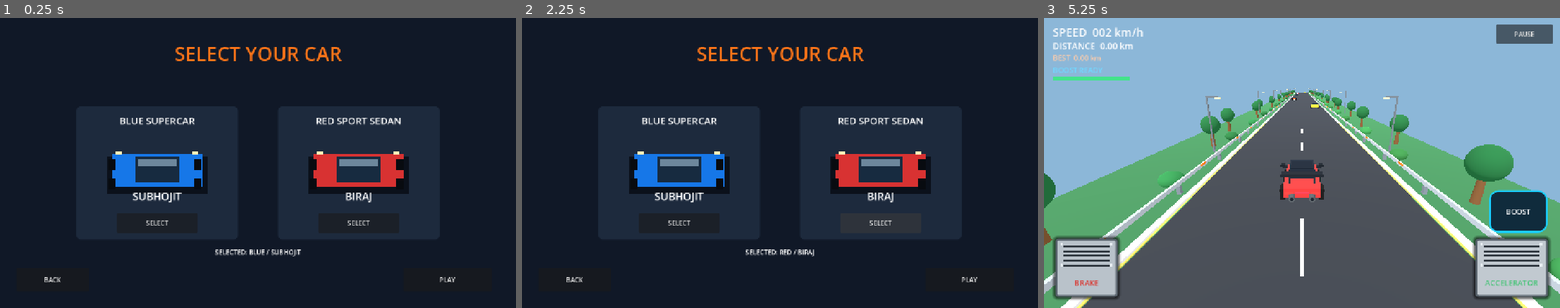
Above: before the commit, frames 1-3 (left to right).
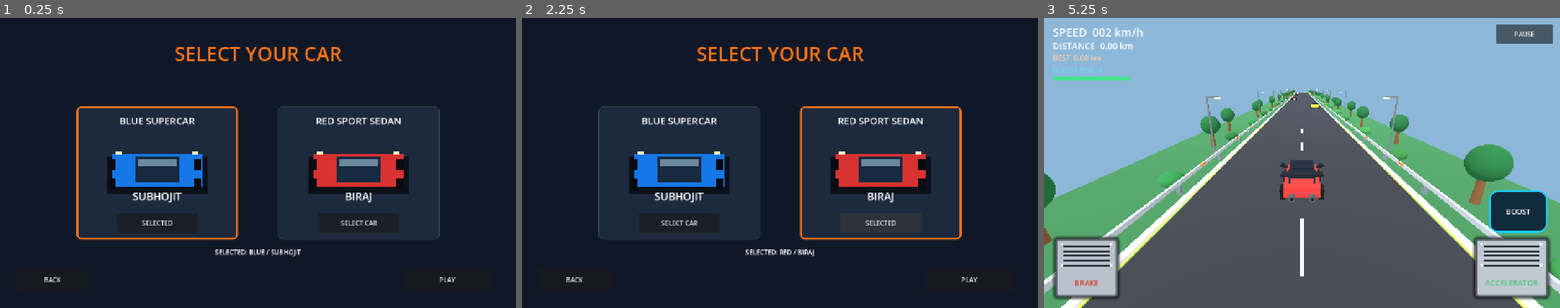
Above: after the commit, the same moments.

Repository: rakhyou99-ctrl/SHUBIR-RACING
Game: Godot game, scene res://Scenes/garage.tscn
The game is run twice, just before and just after one commit, with the same random seed, the same clock (stepped at 60 frames per second) and the same inputs. This scene is started directly instead of the project's main scene.
Inputs (mouse positions are in pixels of both pictures, inside the frame that each line leads up to):
- Up to frame 1 (0.25 s): no input
- Up to frame 2 (2.25 s): click (676, 223) at 0.5 s, where only the run before the commit has a clickable "SELECT"; click (676, 223) at 1.25 s, where only the run after the commit has a clickable "SELECTED"; click (883, 223) at 2 s, where only the run before the commit has a clickable "SELECT"
- Up to frame 3 (5.25 s): click (1198, 223) at 2.75 s, where only the run after the commit has a clickable "SELECT CAR"; click (1405, 223) at 3.5 s, where only the run after the commit has a clickable "SELECT CAR"; click (1405, 223) at 4.25 s, where only the run after the commit has a clickable "SELECTED"; click "PLAY" at 5 s

The runs differ from the first frame. In frame 1, 1.2% of the frame differs, in the area x 14-86%, y 30-77%; in frame 2, 1.2%; in frame 3, nothing differs.

Commit message:
Highlight selected car in garage

Diff:
--- a/Scripts/garage.gd
+++ b/Scripts/garage.gd
@@ -20,6 +20,7 @@
 
     add_child(_car_card("BLUE SUPERCAR", "SUBHOJIT", Color("#1677E8"), Vector2(190, 220), 0))
     add_child(_car_card("RED SPORT SEDAN", "BIRAJ", Color("#D83232"), Vector2(690, 220), 1))
+    _refresh_car_cards()
 
     var selected := Label.new()
     selected.name = "SelectedLabel"
@@ -48,7 +49,8 @@
     var panel := Panel.new()
     panel.position = pos
     panel.size = Vector2(400, 330)
-    panel.add_theme_stylebox_override("panel", _style(Color("#1D2A3D")))
+    panel.set_meta("car_id", car_id)
+    panel.add_theme_stylebox_override("panel", _style(Color("#1D2A3D"), car_id == GameState.selected_car))
 
     var h := Label.new()
     h.text = heading
@@ -108,11 +110,12 @@
     panel.add_child(label)
 
     var choose := Button.new()
-    choose.text = "SELECT"
+    choose.text = "SELECTED" if car_id == GameState.selected_car else "SELECT CAR"
     choose.position = Vector2(100, 265)
     choose.size = Vector2(200, 48)
     choose.pressed.connect(func():
         GameState.selected_car = car_id
+        _refresh_car_cards()
         var selected_label := get_node_or_null("SelectedLabel")
         if selected_label:
             selected_label.text = "SELECTED: " + ("BLUE / SUBHOJIT" if car_id == 0 else "RED / BIRAJ")
@@ -120,9 +123,20 @@
     panel.add_child(choose)
     return panel
 
-func _style(color: Color) -> StyleBoxFlat:
+func _refresh_car_cards() -> void:
+    for child in get_children():
+        if child is Panel and child.has_meta("car_id"):
+            var car_id := int(child.get_meta("car_id"))
+            child.add_theme_stylebox_override("panel", _style(Color("#1D2A3D"), car_id == GameState.selected_car))
+            for item in child.get_children():
+                if item is Button and item.text in ["SELECT CAR", "SELECTED"]:
+                    item.text = "SELECTED" if car_id == GameState.selected_car else "SELECT CAR"
+
+func _style(color: Color, selected: bool = false) -> StyleBoxFlat:
     var s := StyleBoxFlat.new()
     s.bg_color = color
+    s.border_color = Color("#FF7518") if selected else Color("#34445A")
+    s.set_border_width_all(4 if selected else 1)
     s.corner_radius_top_left = 10
     s.corner_radius_top_right = 10
     s.corner_radius_bottom_left = 10
